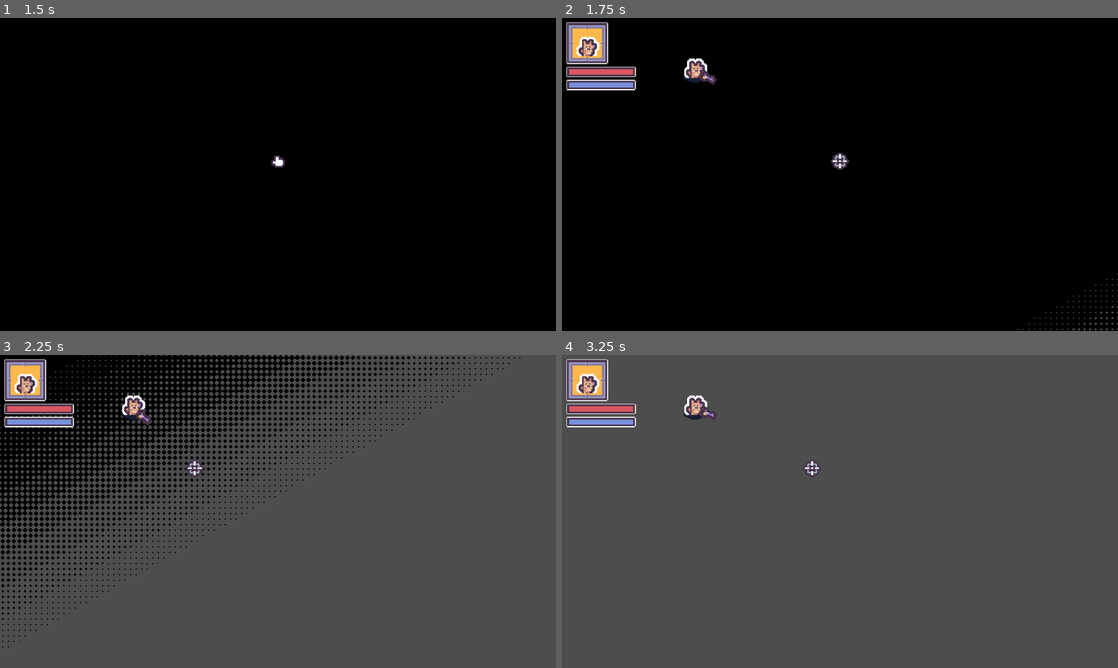
Above: before the commit, frames 1-4 (two rows, left to right).
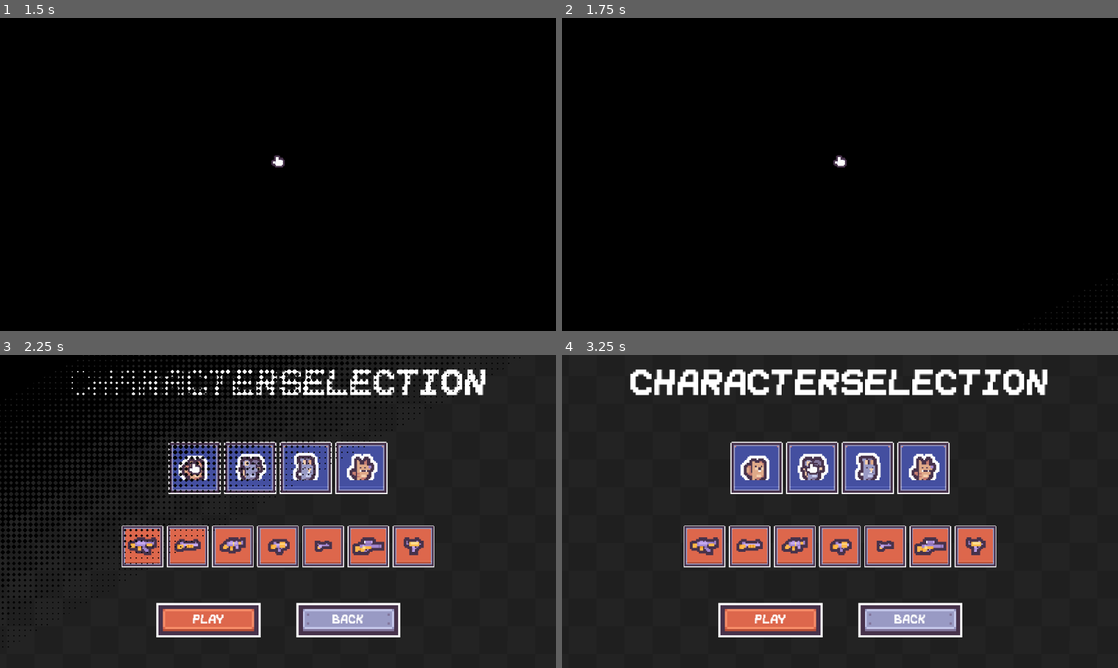
Above: after the commit, the same moments.

Repository: keshengtiquan/my-top-down-game
Game: Godot game, scene res://Scenes/ui/main_menu.tscn
The game is run twice, just before and just after one commit, with the same random seed, the same clock (stepped at 60 frames per second) and the same inputs.
Inputs (mouse positions are in pixels of both pictures, inside the frame that each line leads up to):
- Up to frame 1 (1.5 s): click "PLAY" at 0.5 s; click "PLAY" at 1.25 s
- Up to frame 2 (1.75 s): no input
- Up to frame 3 (2.25 s): click (194, 467) at 2.02 s
- Up to frame 4 (3.25 s): click (812, 467) at 2.77 s

Frame 1 is identical in both runs. In frame 2, 2.4% of the frame differs, in the area x 0-100%, y 1-100%; in frame 3, 84%; in frame 4, 99%, in the area x 0-100%, y 0-100%.

Commit message:
feat: 添加选人场景

Diff:
--- a/Autoloads/global.gd
+++ b/Autoloads/global.gd
@@ -7,6 +7,19 @@
 	"sfx": true,
 	"fullscreen": false
 }
+
+var all_player: Dictionary[String, PackedScene] ={
+	"Bunny":  preload("uid://cmdseuqt21ygd"),
+	"Cat": preload("uid://bw4jywptniu8h"),
+	"Mouse": preload("uid://dhlntpn8dxdvr"),
+	"Dog": preload("uid://bw4jywptniu8h")
+}
+
+var selected_player: PlayerData
+var selected_weapon: WeaponData
+
+func get_player() -> PackedScene:
+	return all_player[selected_player.id]
 
 func save_data() -> void:
 	var save = settings.duplicate()
--- a/Scenes/Arena/arena.gd
+++ b/Scenes/Arena/arena.gd
@@ -7,6 +7,11 @@
 func _ready() -> void:
 	Cursor.sprite.texture = arena_cursor
 	EventBus.on_player_health_update.connect(_on_player_health_update)
+	load_game_selected()
 
 func _on_player_health_update(current: float, max: float) ->void:
 	health_bar.value = current / max
+
+func load_game_selected() -> void:
+	var player = Global.get_player().instantiate()
+	add_child(player)
--- a/Scenes/Arena/arena.tscn
+++ b/Scenes/Arena/arena.tscn
@@ -8,7 +8,6 @@
 [ext_resource type="Texture2D" uid="uid://bvr7in7eey6cb" path="res://Sprites/Interface/bar_over.png" id="5_xt8pn"]
 [ext_resource type="Texture2D" uid="uid://cf2ypr83psjfm" path="res://Sprites/Interface/bar_health.png" id="6_pa1tb"]
 [ext_resource type="Texture2D" uid="uid://djtqrhxpxpjeg" path="res://Sprites/Interface/bar_mana.png" id="7_nmnh2"]
-[ext_resource type="PackedScene" uid="uid://bw4jywptniu8h" path="res://Scenes/player/player_dog.tscn" id="8_fsjwy"]
 
 [sub_resource type="AtlasTexture" id="AtlasTexture_2rths"]
 atlas = ExtResource("2_fsjwy")
@@ -86,6 +85,3 @@
 texture_under = ExtResource("4_vgwd8")
 texture_over = ExtResource("5_xt8pn")
 texture_progress = ExtResource("7_nmnh2")
-
-[node name="PlayerDog" parent="UI" unique_id=270589837 instance=ExtResource("8_fsjwy")]
-position = Vector2(153, 69)
--- /dev/null
+++ b/Scenes/character_selection.gd
@@ -0,0 +1,55 @@
+extends Control
+
+class_name CharacterSelection
+const PLAYER_CARD_SCENE = preload("uid://cvdk6j6wd7iu6")
+const WEAPON_CARD_SCENE = preload("uid://s7kuav7o0ek8")
+
+@export var selection_cursor: Texture2D
+@export var players: Array[PlayerData]
+@export var weapons: Array[WeaponData]
+@onready var player_container: HBoxContainer = $PlayerContainer
+@onready var weapon_container: HBoxContainer = $WeaponContainer
+@onready var ui_sound: AudioStreamPlayer = $UISound
+
+
+
+func _ready() -> void:
+	Cursor.sprite.texture = selection_cursor
+	load_selection_items()
+
+func load_selection_items() -> void:
+	for node in player_container.get_children():
+		node.queue_free()
+	for node in weapon_container.get_children():
+		node.queue_free()
+	# 玩家
+	for data: PlayerData in players:
+		var card: PlayerCard = PLAYER_CARD_SCENE.instantiate()
+		card.pressed.connect(_on_player_card_pressed.bind(data))
+		player_container.add_child(card)
+		card.set_data(data)
+	# 武器
+	for data: WeaponData in weapons:
+		var card: WeaponCard = WEAPON_CARD_SCENE.instantiate()
+		card.pressed.connect(_on_weapon_card_pressed.bind(data))
+		weapon_container.add_child(card)
+		card.set_data(data)
+
+
+func _on_play_button_pressed() -> void:
+	ui_sound.play()
+	Transition.transition_to("res://Scenes/Arena/arena.tscn")
+
+
+func _on_back_button_pressed() -> void:
+	ui_sound.play()
+	Transition.transition_to("res://Scenes/ui/main_menu.tscn")
+
+func _on_player_card_pressed(data: PlayerData) -> void:
+	ui_sound.play()
+	Global.selected_player = data
+
+
+func _on_weapon_card_pressed(data: WeaponData) -> void:
+	ui_sound.play()
+	Global.selected_weapon = data
--- a/Scenes/character_selection.tscn
+++ b/Scenes/character_selection.tscn
@@ -1,4 +1,38 @@
 [gd_scene format=3 uid="uid://cjnmg5vfvg286"]
+
+[ext_resource type="PackedScene" uid="uid://ufnio80gaq0w" path="res://Scenes/ui/background.tscn" id="1_235bc"]
+[ext_resource type="Script" uid="uid://thir2y5pxbb3" path="res://Scenes/character_selection.gd" id="1_ov5p2"]
+[ext_resource type="Script" uid="uid://usdod6vvdd36" path="res://Data/player/play_data.gd" id="2_6qipo"]
+[ext_resource type="LabelSettings" uid="uid://dkmipvd7j8own" path="res://Extra/font_48.tres" id="2_mdkri"]
+[ext_resource type="Resource" uid="uid://chbg63p1n0hwi" path="res://Data/player/player_cat.tres" id="3_0d3xi"]
+[ext_resource type="PackedScene" uid="uid://cvdk6j6wd7iu6" path="res://Scenes/ui/PlayerCard/player_card.tscn" id="3_3nbr6"]
+[ext_resource type="Resource" uid="uid://syss28hljkn4" path="res://Data/player/player_mouse.tres" id="4_awt4j"]
+[ext_resource type="PackedScene" uid="uid://s7kuav7o0ek8" path="res://Scenes/ui/WeaponCard/weapon_card.tscn" id="4_mdkri"]
+[ext_resource type="Resource" uid="uid://ctmo8j1fugt0f" path="res://Data/player/player_bunny.tres" id="5_a2e1g"]
+[ext_resource type="Texture2D" uid="uid://dy8e3xkc5qdbp" path="res://Sprites/Interface/Tilemap/tilemap_packed.png" id="5_btth6"]
+[ext_resource type="Resource" uid="uid://ylyihdne1tat" path="res://Data/player/player_dog.tres" id="6_5ow1g"]
+[ext_resource type="LabelSettings" uid="uid://pkbbbgyce87" path="res://Extra/font_16.tres" id="6_ov5p2"]
+[ext_resource type="Script" uid="uid://dq8305xtxjt73" path="res://Data/Weapons/weapon_data.gd" id="7_acrdh"]
+[ext_resource type="Resource" uid="uid://cfll2g1s17ifh" path="res://Data/Weapons/weapon_mp5.tres" id="8_2bdlp"]
+[ext_resource type="Resource" uid="uid://dihkxdo4xyvqf" path="res://Data/Weapons/weapon_uzi.tres" id="9_0ssgb"]
+[ext_resource type="Resource" uid="uid://bhsf7ntle6qbo" path="res://Data/Weapons/weapon_ak47.tres" id="10_ph7n8"]
+[ext_resource type="Resource" uid="uid://bp0dvfxatit8k" path="res://Data/Weapons/weapon_mac10.tres" id="11_dnapa"]
+[ext_resource type="Resource" uid="uid://cq2xsijows2xk" path="res://Data/Weapons/weapon_pistol.tres" id="12_h5r8v"]
+[ext_resource type="Resource" uid="uid://wxqioohdb16p" path="res://Data/Weapons/weapon_sniper.tres" id="13_2u2re"]
+[ext_resource type="Resource" uid="uid://brsdlxr1pvfq4" path="res://Data/Weapons/weapon_shotgun.tres" id="14_v0cmq"]
+[ext_resource type="AudioStream" uid="uid://dtxhputnlac6" path="res://Sounds/select-a.ogg" id="21_2bdlp"]
+
+[sub_resource type="AtlasTexture" id="AtlasTexture_acrdh"]
+atlas = ExtResource("5_btth6")
+region = Rect2(80, 65, 15, 14)
+
+[sub_resource type="AtlasTexture" id="AtlasTexture_mdkri"]
+atlas = ExtResource("5_btth6")
+region = Rect2(112, 48, 48, 16)
+
+[sub_resource type="AtlasTexture" id="AtlasTexture_u424w"]
+atlas = ExtResource("5_btth6")
+region = Rect2(176, 48, 48, 16)
 
 [node name="CharacterSelection" type="Control" unique_id=2135366437]
 layout_mode = 3
@@ -7,3 +41,159 @@
 anchor_bottom = 1.0
 grow_horizontal = 2
 grow_vertical = 2
+script = ExtResource("1_ov5p2")
+selection_cursor = SubResource("AtlasTexture_acrdh")
+players = Array[ExtResource("2_6qipo")]([ExtResource("3_0d3xi"), ExtResource("4_awt4j"), ExtResource("5_a2e1g"), ExtResource("6_5ow1g")])
+weapons = Array[ExtResource("7_acrdh")]([ExtResource("8_2bdlp"), ExtResource("9_0ssgb"), ExtResource("10_ph7n8"), ExtResource("11_dnapa"), ExtResource("12_h5r8v"), ExtResource("13_2u2re"), ExtResource("14_v0cmq")])
+
+[node name="Background" parent="." unique_id=101324864 instance=ExtResource("1_235bc")]
+layout_mode = 1
+
+[node name="Title" type="Label" parent="." unique_id=863175235]
+layout_mode = 1
+anchors_preset = 5
+anchor_left = 0.5
+anchor_right = 0.5
+offset_left = -241.5
+offset_top = 10.0
+offset_right = 241.5
+offset_bottom = 58.0
+grow_horizontal = 2
+text = "CHARACTERSELECTION"
+label_settings = ExtResource("2_mdkri")
+
+[node name="PlayerContainer" type="HBoxContainer" parent="." unique_id=800029531]
+custom_minimum_size = Vector2(450, 80)
+layout_mode = 1
+anchors_preset = 8
+anchor_left = 0.5
+anchor_top = 0.5
+anchor_right = 0.5
+anchor_bottom = 0.5
+offset_left = -225.0
+offset_top = -90.0
+offset_right = 225.0
+offset_bottom = -10.0
+grow_horizontal = 2
+grow_vertical = 2
+alignment = 1
+
+[node name="PlayerCard" parent="PlayerContainer" unique_id=1432539196 instance=ExtResource("3_3nbr6")]
+layout_mode = 2
+size_flags_vertical = 1
+
+[node name="PlayerCard2" parent="PlayerContainer" unique_id=882532572 instance=ExtResource("3_3nbr6")]
+layout_mode = 2
+size_flags_vertical = 1
+
+[node name="PlayerCard3" parent="PlayerContainer" unique_id=31706385 instance=ExtResource("3_3nbr6")]
+layout_mode = 2
+size_flags_vertical = 1
+
+[node name="PlayerCard4" parent="PlayerContainer" unique_id=1546110202 instance=ExtResource("3_3nbr6")]
+layout_mode = 2
+size_flags_vertical = 1
+
+[node name="WeaponContainer" type="HBoxContainer" parent="." unique_id=366414847]
+custom_minimum_size = Vector2(450, 80)
+layout_mode = 1
+anchors_preset = 8
+anchor_left = 0.5
+anchor_top = 0.5
+anchor_right = 0.5
+anchor_bottom = 0.5
+offset_left = -225.0
+offset_right = 225.0
+offset_bottom = 80.0
+grow_horizontal = 2
+grow_vertical = 2
+alignment = 1
+
+[node name="WeaponCard" parent="WeaponContainer" unique_id=422294529 instance=ExtResource("4_mdkri")]
+layout_mode = 2
+
+[node name="WeaponCard2" parent="WeaponContainer" unique_id=2006572055 instance=ExtResource("4_mdkri")]
+layout_mode = 2
+
+[node name="WeaponCard3" parent="WeaponContainer" unique_id=1950926888 instance=ExtResource("4_mdkri")]
+layout_mode = 2
+
+[node name="WeaponCard4" parent="WeaponContainer" unique_id=739869390 instance=ExtResource("4_mdkri")]
+layout_mode = 2
+
+[node name="WeaponCard5" parent="WeaponContainer" unique_id=842821649 instance=ExtResource("4_mdkri")]
+layout_mode = 2
+
+[node name="WeaponCard6" parent="WeaponContainer" unique_id=1505834674 instance=ExtResource("4_mdkri")]
+layout_mode = 2
+
+[node name="WeaponCard7" parent="WeaponContainer" unique_id=443112078 instance=ExtResource("4_mdkri")]
+layout_mode = 2
+
+[node name="Buttons" type="Control" parent="." unique_id=1512278461]
+custom_minimum_size = Vector2(350, 60)
+layout_mode = 1
+anchors_preset = 7
+anchor_left = 0.5
+anchor_top = 1.0
+anchor_right = 0.5
+anchor_bottom = 1.0
+offset_left = -20.0
+offset_top = -70.0
+offset_right = 20.0
+offset_bottom = -30.0
+grow_horizontal = 2
+grow_vertical = 0
+
+[node name="PlayButton" type="TextureButton" parent="Buttons" unique_id=2128420697]
+custom_minimum_size = Vector2(120, 60)
+layout_mode = 0
+offset_left = 35.0
+offset_top = 5.0
+offset_right = 155.0
+offset_bottom = 65.0
+texture_normal = SubResource("AtlasTexture_mdkri")
+ignore_texture_size = true
+stretch_mode = 5
+
+[node name="Label" type="Label" parent="Buttons/PlayButton" unique_id=535743340]
+layout_mode = 1
+anchors_preset = 15
+anchor_right = 1.0
+anchor_bottom = 1.0
+grow_horizontal = 2
+grow_vertical = 2
+text = "PLAY"
+label_settings = ExtResource("6_ov5p2")
+horizontal_alignment = 1
+vertical_alignment = 1
+
+[node name="BackButton" type="TextureButton" parent="Buttons" unique_id=1308122749]
+custom_minimum_size = Vector2(120, 60)
+layout_mode = 0
+offset_left = 196.0
+offset_top = 5.0
+offset_right = 316.0
+offset_bottom = 65.0
+texture_normal = SubResource("AtlasTexture_u424w")
+ignore_texture_size = true
+stretch_mode = 5
+
+[node name="Label" type="Label" parent="Buttons/BackButton" unique_id=1020791542]
+layout_mode = 1
+anchors_preset = 15
+anchor_right = 1.0
+anchor_bottom = 1.0
+grow_horizontal = 2
+grow_vertical = 2
+text = "BACK"
+label_settings = ExtResource("6_ov5p2")
+horizontal_alignment = 1
+vertical_alignment = 1
+
+[node name="UISound" type="AudioStreamPlayer" parent="." unique_id=123890126]
+stream = ExtResource("21_2bdlp")
+bus = &"SFX"
+
+[connection signal="pressed" from="Buttons/PlayButton" to="." method="_on_play_button_pressed"]
+[connection signal="pressed" from="Buttons/BackButton" to="." method="_on_back_button_pressed"]
--- a/Scenes/player/weapon_controller.gd
+++ b/Scenes/player/weapon_controller.gd
@@ -1,14 +1,10 @@
 extends Node2D
 
 class_name WeaponController
-@onready var weapon_range_pistol: WeaponRange = $WeaponRangePistol
 
 
 var current_weapon: Weapon
 var target_pos: Vector2
-
-func _ready() -> void:
-	current_weapon = weapon_range_pistol
 
 
 func _process(delta: float) -> void:
--- /dev/null
+++ b/Scenes/ui/PlayerCard/player_card.gd
@@ -0,0 +1,10 @@
+extends TextureButton
+
+class_name PlayerCard
+@onready var icon: TextureRect = $Icon
+
+var data: PlayerData
+
+func set_data(value: PlayerData) -> void:
+	data = value
+	icon.texture  = data.icon
--- /dev/null
+++ b/Scenes/ui/PlayerCard/player_card.tscn
@@ -0,0 +1,30 @@
+[gd_scene format=3 uid="uid://cvdk6j6wd7iu6"]
+
+[ext_resource type="Texture2D" uid="uid://clv0dnuyxhqg8" path="res://Sprites/Interface/Button_Blue.png" id="1_f4yjp"]
+[ext_resource type="Script" uid="uid://cs255e0s7nud8" path="res://Scenes/ui/PlayerCard/player_card.gd" id="2_a4jcn"]
+[ext_resource type="Texture2D" uid="uid://ccab6or5n1nai" path="res://Sprites/Players/tile_0000.png" id="2_eiq4w"]
+
+[node name="PlayerCard" type="TextureButton" unique_id=1432539196]
+custom_minimum_size = Vector2(60, 60)
+size_flags_vertical = 4
+texture_normal = ExtResource("1_f4yjp")
+stretch_mode = 5
+script = ExtResource("2_a4jcn")
+
+[node name="Icon" type="TextureRect" parent="." unique_id=88122417]
+layout_mode = 1
+anchors_preset = 8
+anchor_left = 0.5
+anchor_top = 0.5
+anchor_right = 0.5
+anchor_bottom = 0.5
+offset_left = -20.0
+offset_top = -26.0
+offset_right = 20.0
+offset_bottom = 14.0
+grow_horizontal = 2
+grow_vertical = 2
+mouse_filter = 2
+texture = ExtResource("2_eiq4w")
+
+[node name="HoverSound" type="AudioStreamPlayer" parent="." unique_id=1810131499]
--- /dev/null
+++ b/Scenes/ui/WeaponCard/weapon_card.gd
@@ -0,0 +1,10 @@
+extends TextureButton
+
+class_name WeaponCard
+@onready var icon: TextureRect = $Icon
+
+var data: WeaponData
+
+func set_data(value: WeaponData) -> void:
+	data = value
+	icon.texture  = data.icon
--- /dev/null
+++ b/Scenes/ui/WeaponCard/weapon_card.tscn
@@ -0,0 +1,35 @@
+[gd_scene format=3 uid="uid://s7kuav7o0ek8"]
+
+[ext_resource type="Texture2D" uid="uid://dy8e3xkc5qdbp" path="res://Sprites/Interface/Tilemap/tilemap_packed.png" id="1_xnuc1"]
+[ext_resource type="Script" uid="uid://cp65epg8722j1" path="res://Scenes/ui/WeaponCard/weapon_card.gd" id="2_ltymv"]
+[ext_resource type="Texture2D" uid="uid://cqvwy8c5l0aod" path="res://Sprites/Weapons/Tiles/tile_0001.png" id="2_mo0uf"]
+
+[sub_resource type="AtlasTexture" id="AtlasTexture_lyfs5"]
+atlas = ExtResource("1_xnuc1")
+region = Rect2(192, 0, 48, 48)
+
+[node name="WeaponCard" type="TextureButton" unique_id=422294529]
+texture_normal = SubResource("AtlasTexture_lyfs5")
+stretch_mode = 5
+script = ExtResource("2_ltymv")
+
+[node name="Icon" type="TextureRect" parent="." unique_id=415006000]
+custom_minimum_size = Vector2(40, 40)
+layout_mode = 1
+anchors_preset = 8
+anchor_left = 0.5
+anchor_top = 0.5
+anchor_right = 0.5
+anchor_bottom = 0.5
+offset_left = -20.0
+offset_top = -20.0
+offset_right = 20.0
+offset_bottom = 20.0
+grow_horizontal = 2
+grow_vertical = 2
+mouse_filter = 2
+texture = ExtResource("2_mo0uf")
+expand_mode = 1
+stretch_mode = 5
+
+[node name="HoverSound" type="AudioStreamPlayer" parent="." unique_id=717020632]
--- /dev/null
+++ b/Scenes/ui/background.tscn
@@ -0,0 +1,18 @@
+[gd_scene format=3 uid="uid://ufnio80gaq0w"]
+
+[ext_resource type="Shader" uid="uid://cjryqyn2dwvyy" path="res://Shaders/background.gdshader" id="1_hmoqj"]
+[ext_resource type="Texture2D" uid="uid://bjnh3sonwurje" path="res://Sprites/background_tiled.png" id="2_mwu24"]
+
+[sub_resource type="ShaderMaterial" id="ShaderMaterial_nfe6c"]
+shader = ExtResource("1_hmoqj")
+shader_parameter/speed = 0.5
+
+[node name="Background" type="TextureRect" unique_id=101324864]
+material = SubResource("ShaderMaterial_nfe6c")
+anchors_preset = 15
+anchor_right = 1.0
+anchor_bottom = 1.0
+grow_horizontal = 2
+grow_vertical = 2
+texture = ExtResource("2_mwu24")
+stretch_mode = 1
--- a/Scenes/ui/main_menu.gd
+++ b/Scenes/ui/main_menu.gd
@@ -25,8 +25,7 @@
 
 func _on_play_button_pressed() -> void:
 	ui_sound.play()
-	#Transition.transition_to("res://Scenes/character_selection.tscn")
-	Transition.transition_to("res://Scenes/Arena/arena.tscn")
+	Transition.transition_to("res://Scenes/character_selection.tscn")
 
 func update_fullscreen(is_on: bool) -> void:
 	var mode = DisplayServer.WINDOW_MODE_FULLSCREEN if is_on else DisplayServer.WINDOW_MODE_WINDOWED
--- a/Scenes/ui/main_menu.tscn
+++ b/Scenes/ui/main_menu.tscn
@@ -1,8 +1,7 @@
 [gd_scene format=3 uid="uid://ctq8h0cdparas"]
 
 [ext_resource type="Script" uid="uid://qxq7ertdjpuh" path="res://Scenes/ui/main_menu.gd" id="1_c2fhx"]
-[ext_resource type="Shader" uid="uid://cjryqyn2dwvyy" path="res://Shaders/background.gdshader" id="2_baxwh"]
-[ext_resource type="Texture2D" uid="uid://bjnh3sonwurje" path="res://Sprites/background_tiled.png" id="3_1u1h3"]
+[ext_resource type="PackedScene" uid="uid://ufnio80gaq0w" path="res://Scenes/ui/background.tscn" id="3_0js1b"]
 [ext_resource type="LabelSettings" uid="uid://dkmipvd7j8own" path="res://Extra/font_48.tres" id="4_0js1b"]
 [ext_resource type="Texture2D" uid="uid://dy8e3xkc5qdbp" path="res://Sprites/Interface/Tilemap/tilemap_packed.png" id="5_iug37"]
 [ext_resource type="LabelSettings" uid="uid://pkbbbgyce87" path="res://Extra/font_16.tres" id="6_6gvf8"]
@@ -12,10 +11,6 @@
 atlas = ExtResource("5_iug37")
 region = Rect2(80, 65, 15.83931, 14)
 
-[sub_resource type="ShaderMaterial" id="ShaderMaterial_nfe6c"]
-shader = ExtResource("2_baxwh")
-shader_parameter/speed = 0.5
-
 [sub_resource type="AtlasTexture" id="AtlasTexture_2rths"]
 atlas = ExtResource("5_iug37")
 region = Rect2(112, 48, 48, 16)
@@ -34,16 +29,8 @@
 script = ExtResource("1_c2fhx")
 menu_cursor = SubResource("AtlasTexture_iug37")
 
-[node name="Background" type="TextureRect" parent="." unique_id=1138514194]
-material = SubResource("ShaderMaterial_nfe6c")
-layout_mode = 1
-anchors_preset = 15
-anchor_right = 1.0
-anchor_bottom = 1.0
-grow_horizontal = 2
-grow_vertical = 2
-texture = ExtResource("3_1u1h3")
-stretch_mode = 1
+[node name="Background" parent="." unique_id=101324864 instance=ExtResource("3_0js1b")]
+layout_mode = 1
 
 [node name="Title" type="Label" parent="." unique_id=2143208209]
 layout_mode = 1
@@ -359,6 +346,7 @@
 
 [node name="UISound" type="AudioStreamPlayer" parent="." unique_id=1784597953]
 stream = ExtResource("7_iug37")
+bus = &"SFX"
 
 [connection signal="pressed" from="MainButtons/VBoxContainer/Play/PlayButton" to="." method="_on_play_button_pressed"]
 [connection signal="pressed" from="MainButtons/VBoxContainer/Settings/SettingsButton" to="." method="_on_settings_button_pressed"]
Not shown, added: Scenes/character_selection.gd.uid
Not shown, added: Scenes/ui/PlayerCard/player_card.gd.uid
Not shown, added: Scenes/ui/WeaponCard/weapon_card.gd.uid
